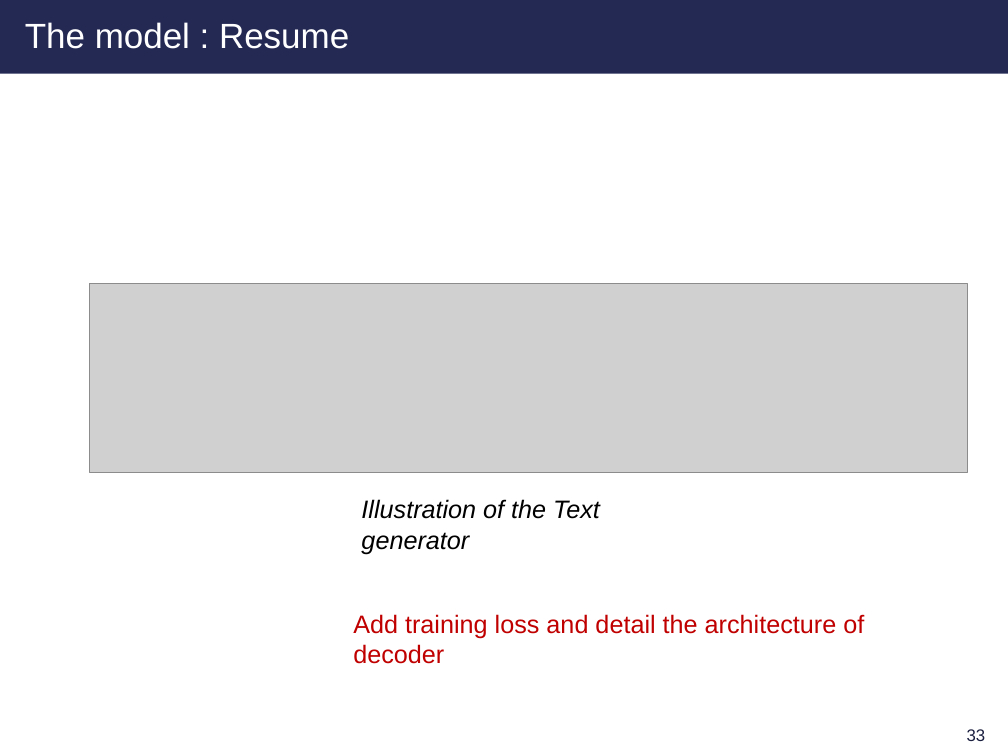
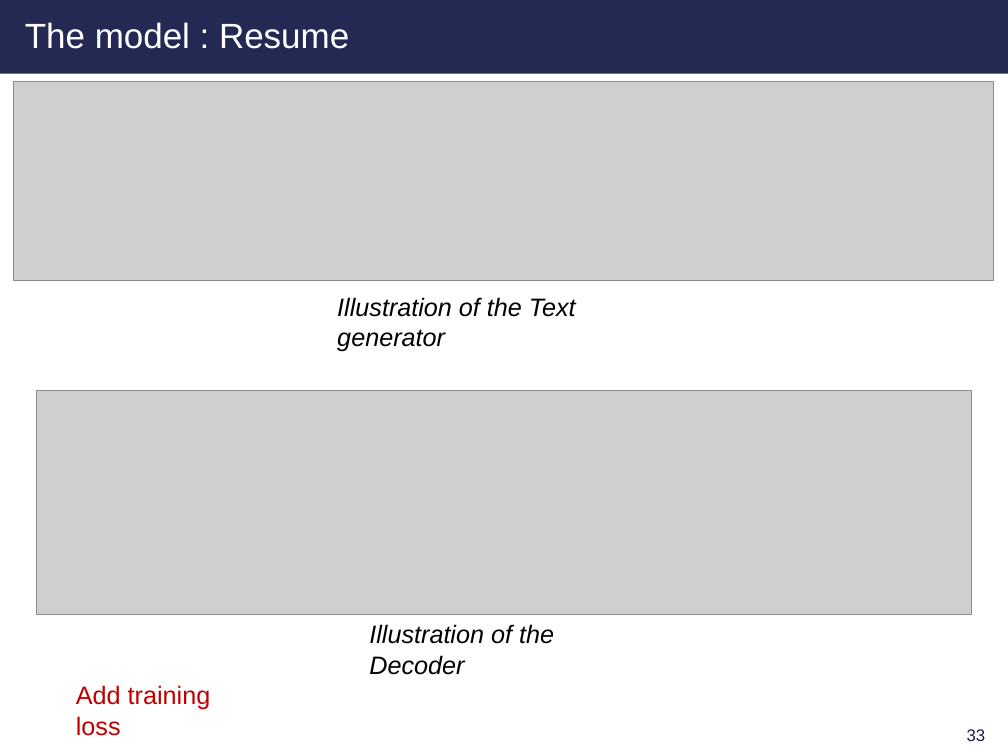
Before and after one commit to clara-gdef/defense, a slide deck: slide 34 of defense.pptx. Drawn at 1008x756 pixels with LibreOffice and Linux fonts; fonts in the diff are those of the drawing; grey boxes stand for pictures; background and template pictures are left out. Boxes give left, top, right and bottom in pixels: in the first picture for what was removed or moved away, otherwise in the second. Text is boxed around its words. In the diff, an @@ line names an element or a change of style, - is before the commit and + after.

```diff
--- a/defense.pptx
+++ b/defense.pptx
@@ picture added at <box>14,82,994,280</box> @@
@@ picture removed at <box>90,284,968,473</box> @@
@@ text "Illustration of the Text generator": place and size @@
-text "Illustration of the Text generator" at <box>361,499,600,554</box>
+text "Illustration of the Text generator" at <box>337,297,576,352</box>
@@ picture added at <box>36,390,972,614</box> @@
@@ text added at <box>369,624,554,675</box>, 18 pt, text #000000, italic @@
+Illustration of the Decoder
@@ text at <box>76,685,211,736</box>: text changed @@
-Add training loss and detail the architecture of decoder
+Add training loss
```
Also in this commit, not shown: 20 other slides changed, 9 slides added, 3 slides removed.
